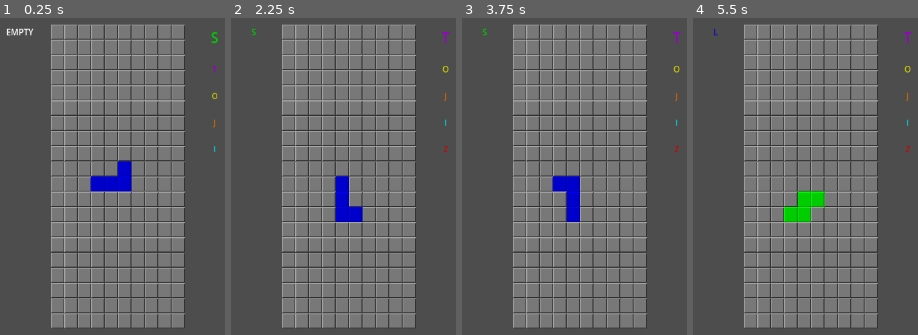
Above: before the commit, frames 1-4 (left to right).
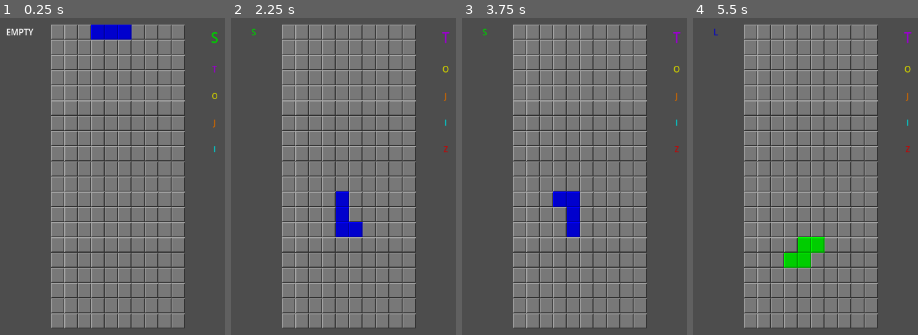
Above: after the commit, the same moments.

Repository: alexanelli/godot-clones
Game: Godot game, scene res://board.tscn
The game is run twice, just before and just after one commit, with the same random seed, the same clock (stepped at 60 frames per second) and the same inputs.
Inputs:
- Up to frame 1 (0.25 s): no input
- Up to frame 2 (2.25 s): tap Enter at 0.5, 2 s; hold E (Rotate_Right) 0.53-1.28 s; hold Space (Hold) 0.53-1.28 s; tap S (Soft_Drop) at 0.8, 1.35 s; hold Q (Rotate_Left) 1.28-2.03 s; tap Space (Hold) at 1.55 s; hold E (Rotate_Right) from 2.03 s (still down); hold S (Soft_Drop) from 2.03 s (still down); tap W (Hard_Drop) at 2.1 s
- Up to frame 3 (3.75 s): release S (Soft_Drop) at 2.78 s; tap Space (Hold) at 2.85, 3.5 s; release E (Rotate_Right) at 3.53 s; hold Q (Rotate_Left) from 3.53 s (still down); hold S (Soft_Drop) from 3.53 s (still down)
- Up to frame 4 (5.5 s): keep holding Q (Rotate_Left); release S (Soft_Drop) at 4.28 s; tap Space (Hold) at 4.35 s; tap Enter at 5 s; hold S (Soft_Drop) from 5.03 s (still down)

The runs differ from the first frame. In frame 1, 2.1% of the frame differs, in the area x 40-59%, y 1-55%; in frame 2, 1.2%; in frame 3, 1.2%; in frame 4, 2.3%, in the area x 40-59%, y 54-79%.

Commit message:
make unified shift button hold logic

Diff:
--- a/tontris/Board.gd
+++ b/tontris/Board.gd
@@ -3,88 +3,37 @@
 signal piece_moved(piece: Tetromino.Piece)
 
 var m_current_piece: Tetromino.Piece
+var m_hold_state: ButtonHold
+
+@export var initial_hold_wait_msec = 250
+@export var hold_repeat_msec = 100
 
 # Called when the node enters the scene tree for the first time.
 func _ready() -> void:
 	m_current_piece = Tetromino.Piece.new(
 		Tetromino.kind_to_info(get_node("Queue").queue_pop()),
-		Vector2i(4, 9), #the location can be removed when not testing, it defaults to the proper position
 	)
 
+	m_hold_state = ButtonHold.new(initial_hold_wait_msec, hold_repeat_msec)
 	piece_moved.emit(m_current_piece)
-
-var ROTATE_TIME: float = 1.0
-var m_time_elapsed_since_rotate: float = 0.0
-var m_rotations: int = 0
-
-var m_softdrop_held := false
-var m_softdrop_held_duration: float = 0.0
-@export var softdrop_interval: float = 0.25
-
 
 # Called every frame. 'delta' is the elapsed time since the previous frame.
 func _process(delta: float) -> void:
-	if m_softdrop_held:
-		m_softdrop_held_duration += delta
-		# if you've held softdrop for at least an intevals worth of time,
-		# do a drop and subtract an intervals worth of holding time
-		if m_softdrop_held_duration > softdrop_interval:
-			m_softdrop_held_duration -= softdrop_interval
-			m_current_piece.shift_down()
-			piece_moved.emit(m_current_piece)
+	var repeats := m_hold_state.get_repeats()
+	for _i in repeats:
+		match m_hold_state.currently_holding():
+			ButtonHold.HoldType.SHIFT_LEFT:
+				m_current_piece.shift_left()
+			ButtonHold.HoldType.SHIFT_RIGHT:
+				m_current_piece.shift_right()
+			ButtonHold.HoldType.SOFT_DROP:
+				m_current_piece.shift_down()
 
-	# var updated := false
+	if repeats > 0:
+		piece_moved.emit(m_current_piece)
 
-	# m_time_elapsed_since_rotate += delta
-
-	# while m_time_elapsed_since_rotate > 1.0:
-	# 	m_time_elapsed_since_rotate -= ROTATE_TIME
-	# 	m_current_piece.rotate_left()
-	# 	m_current_piece.accept_rotation()
-	# 	m_rotations += 1
-	# 	if m_rotations == 4:
-	# 		m_current_piece = Tetromino.Piece.new(
-	# 			Tetromino.kind_to_info(get_node("Queue").pop()),
-	# 			Vector2i(4, 9), #the location can be removed when not testing, it defaults to the proper position
-	# 		)
-	# 		m_rotations -= 4
-
-	# 	updated = true
-
-	# if updated:
-	# 	piece_moved.emit(m_current_piece)
 
 func _input(event: InputEvent) -> void:
-	if event.is_action_pressed("Rotate_Left"):
-		m_current_piece.rotate_left()
-		m_current_piece.accept_rotation()
-		piece_moved.emit(m_current_piece)
-
-	if event.is_action_pressed("Shift_Left"):
-		m_current_piece.shift_left()
-		m_current_piece.accept_rotation()
-		piece_moved.emit(m_current_piece)
-
-	if event.is_action_pressed("Rotate_Right"):
-		m_current_piece.rotate_right()
-		m_current_piece.accept_rotation()
-		piece_moved.emit(m_current_piece)
-
-	if event.is_action_pressed("Shift_Right"):
-		m_current_piece.shift_right()
-		m_current_piece.accept_rotation()
-		piece_moved.emit(m_current_piece)
-
-	if event.is_action_pressed("Soft_Drop"):
-		print("softdrop press")
-		m_softdrop_held = true
-		m_current_piece.shift_down()
-		piece_moved.emit(m_current_piece)
-	if event.is_action_released("Soft_Drop"):
-		print("softdrop release")
-		m_softdrop_held = false
-		m_softdrop_held_duration = 0
-
 	if event.is_action_pressed("Hold"):
 		# swap the kind of the current piece with what's in swap
 		var swap_kind : Tetromino.Kind = $"Hold".swap(m_current_piece.get_kind())
@@ -97,4 +46,69 @@
 			Tetromino.kind_to_info(swap_kind),
 			Vector2i(4, 9), #the location can be removed when not testing, it defaults to the proper position
 		)
+
 		piece_moved.emit(m_current_piece)
+
+	if event.is_action_pressed("Rotate_Left"):
+		m_current_piece.rotate_left()
+		m_current_piece.accept_rotation()
+		piece_moved.emit(m_current_piece)
+
+	if event.is_action_pressed("Rotate_Right"):
+		m_current_piece.rotate_right()
+		m_current_piece.accept_rotation()
+		piece_moved.emit(m_current_piece)
+
+	handle_shift(event)
+
+func handle_shift(event: InputEvent) -> void:
+	var shift_hold: ButtonHold.HoldType = ButtonHold.HoldType.NONE
+
+	if event.is_released():
+		shift_hold = handle_shift_released(event)
+	else:
+		# Determine highest priority held shift button
+		if event.is_action_pressed("Shift_Left", true):
+			shift_hold = ButtonHold.HoldType.SHIFT_LEFT
+
+		if event.is_action_pressed("Shift_Right", true):
+			shift_hold = ButtonHold.HoldType.SHIFT_RIGHT
+
+		if event.is_action_pressed("Soft_Drop", true):
+			shift_hold = ButtonHold.HoldType.SOFT_DROP
+
+	if m_hold_state.currently_holding() != ButtonHold.HoldType.NONE:
+		return
+
+	if shift_hold != ButtonHold.HoldType.NONE:
+		match shift_hold:
+			ButtonHold.HoldType.SHIFT_LEFT:
+				m_current_piece.shift_left()
+			ButtonHold.HoldType.SHIFT_RIGHT:
+				m_current_piece.shift_right()
+			ButtonHold.HoldType.SOFT_DROP:
+				m_current_piece.shift_down()
+
+		m_hold_state.begin_hold(shift_hold)
+		piece_moved.emit(m_current_piece)
+
+func handle_shift_released(event: InputEvent) -> ButtonHold.HoldType:
+	if event.is_action_released("Shift_Left"):
+		m_hold_state.release(ButtonHold.HoldType.SHIFT_LEFT)
+
+	if event.is_action_released("Shift_Right"):
+		m_hold_state.release(ButtonHold.HoldType.SHIFT_RIGHT)
+
+	if event.is_action_released("Soft_Drop"):
+		m_hold_state.release(ButtonHold.HoldType.SOFT_DROP)
+
+	if Input.is_action_pressed("Soft_Drop"):
+		return ButtonHold.HoldType.SOFT_DROP
+
+	if Input.is_action_pressed("Shift_Right"):
+		return ButtonHold.HoldType.SHIFT_RIGHT
+
+	if Input.is_action_pressed("Shift_Left"):
+		return ButtonHold.HoldType.SHIFT_LEFT
+
+	return ButtonHold.HoldType.NONE
--- /dev/null
+++ b/tontris/ButtonHold.gd
@@ -0,0 +1,45 @@
+extends Resource
+
+class_name ButtonHold
+
+enum HoldType {
+	NONE,
+	SHIFT_LEFT,
+	SHIFT_RIGHT,
+	SOFT_DROP
+}
+
+var m_hold_type: HoldType = HoldType.NONE
+var m_last_repeat_tick: int = 0
+var m_initial_wait_time_usec: int = 0
+var m_repeat_time_usec: int = 0
+
+func _init(initial_wait_time_msec: int, repeat_time_msec: int):
+	m_initial_wait_time_usec = initial_wait_time_msec * 1000
+	m_repeat_time_usec = repeat_time_msec * 1000
+
+func currently_holding() -> HoldType:
+	return m_hold_type
+
+func begin_hold(t: HoldType) -> void:
+	m_hold_type = t
+	# Seed the last repeat time as the time we want the repeat to occur at
+	# minus the interval that a repeat happens at.
+	m_last_repeat_tick = Time.get_ticks_usec() + m_initial_wait_time_usec - m_repeat_time_usec
+
+"""
+Releases the current hold if the given hold is of the current hold type
+"""
+func release(t: HoldType) -> void:
+	if m_hold_type == t:
+		m_hold_type = HoldType.NONE
+
+"""
+Returns the number of repeats that should occur since the last time this function
+was called
+"""
+func get_repeats() -> int:
+	var current_tick := Time.get_ticks_usec()
+	var repeats := (current_tick - m_last_repeat_tick) / m_repeat_time_usec
+	m_last_repeat_tick += m_repeat_time_usec * repeats
+	return repeats
--- a/tontris/Tetromino.gd
+++ b/tontris/Tetromino.gd
@@ -49,7 +49,7 @@
 """
 
 
-const STARTING_POSITION = Vector2i(4, 21)
+const STARTING_POSITION = Vector2i(4, 19)
 const NUM_ORIENTATIONS = 4
 
 # The info of where the bricks of a Tetromino lie relative to its origin point
--- a/tontris/board.tscn
+++ b/tontris/board.tscn
@@ -16,7 +16,6 @@
 [node name="Board" type="Node2D" parent="Camera2D"]
 position = Vector2(800, 180)
 script = ExtResource("1_icldh")
-softdrop_interval = null
 
 [node name="Hold" type="RichTextLabel" parent="Camera2D/Board"]
 offset_left = -107.0
